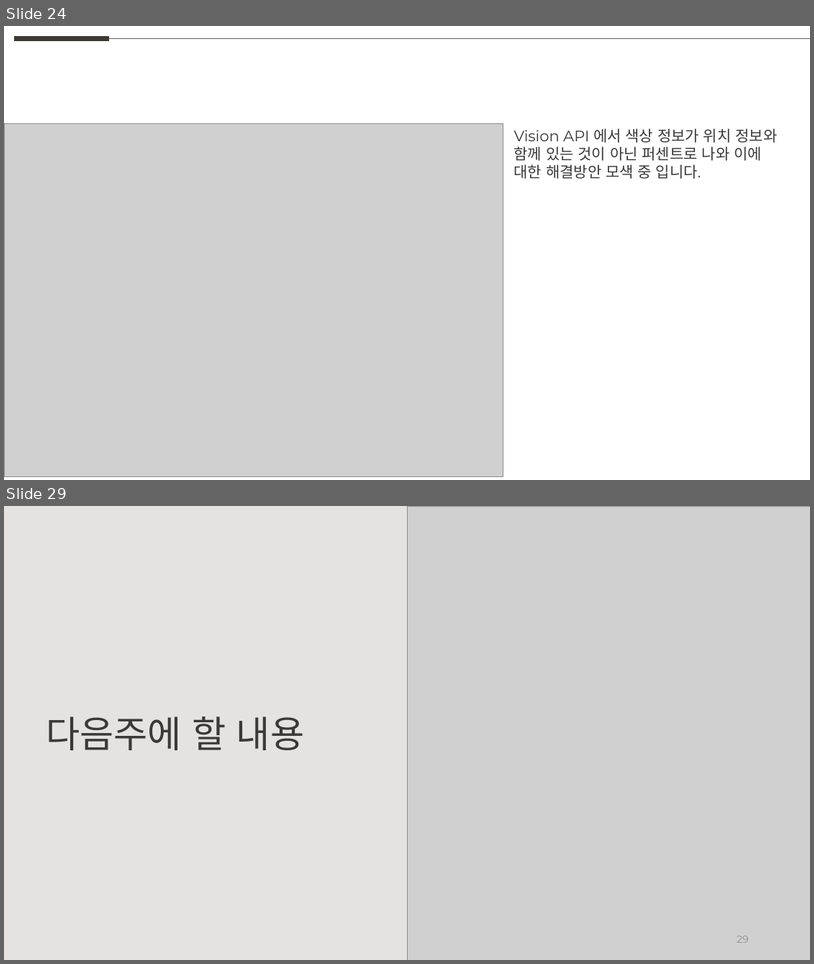
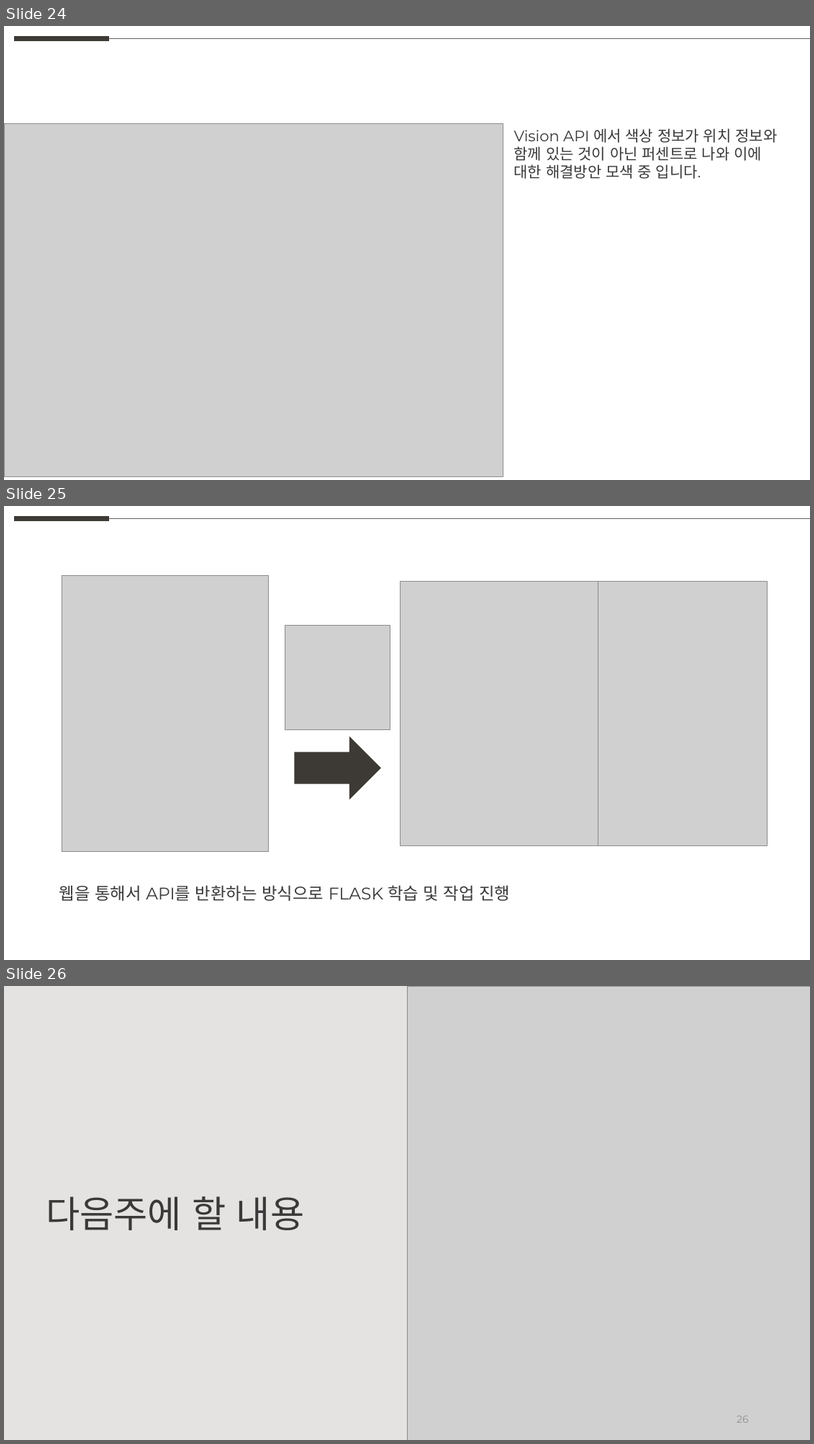
Before and after one commit to weaknessHero/Project_AvatarS, a slide deck: 발표자료/PPT_230727.pptx. Shown one above the other, each under a label of ours: slides 24 and 29 before the commit, slides 24, 25 and 26 after it; the slides between them are not shown. The pictures are 814x964 and 814x1444 pixels, drawn with LibreOffice and Linux fonts; fonts in the diff are those of the drawing; grey boxes stand for pictures. Boxes give left, top, right and bottom in pixels: in the first picture for what was removed or moved away, otherwise in the second. Text is boxed around its words. In the diff, an @@ line names an element or a change of style, - is before the commit and + after.

```diff
--- a/발표자료/PPT_230727.pptx
+++ b/발표자료/PPT_230727.pptx
@@ slide 25 added at (x1=4, y1=506, x2=810, y2=960), background #FFFFFF @@
@@ line added from (14, 519) to (109, 519), #3D3A35 6 pt @@
@@ line added from (109, 519) to (810, 519), #5F5F5D 0.5 pt @@
@@ picture added at (x1=62, y1=576, x2=268, y2=852) @@
@@ picture added at (x1=400, y1=582, x2=598, y2=846) @@
@@ picture added at (x1=570, y1=582, x2=767, y2=846) @@
@@ picture added at (x1=286, y1=626, x2=390, y2=730) @@
@@ right arrow added at (x1=294, y1=736, x2=381, y2=800), fill #3D3A35 @@
@@ text added at (x1=59, y1=885, x2=510, y2=901), 20 pt, text #3A3838 @@
+웹을 통해서 API를 반환하는 방식으로 FLASK 학습 및 작업 진행
@@ what was slide 29 is now slide 26 @@
```
Also in this commit, not shown: 1 slide changed, 4 slides removed.
